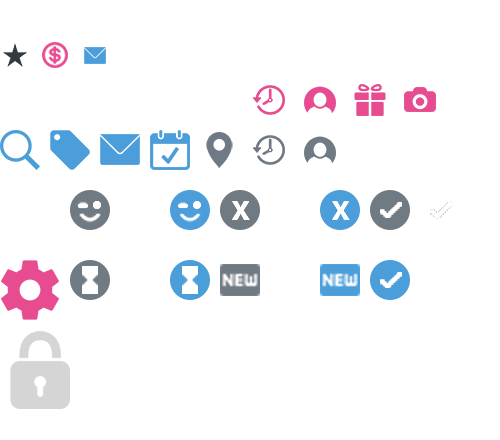
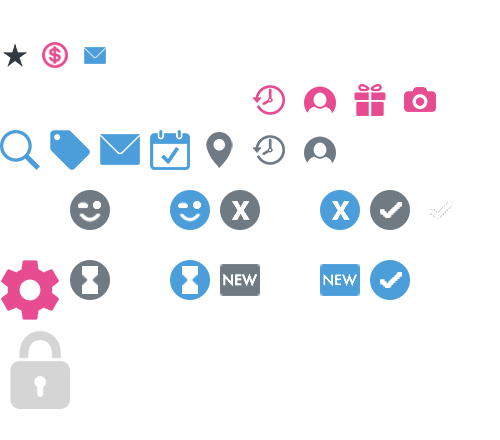
Layered file, before and after one edit (500x440). Changes by layer:
painted on "new-blue" over (x1=322, y1=273, x2=358, y2=287)
painted on "new" over (x1=222, y1=273, x2=258, y2=287)
